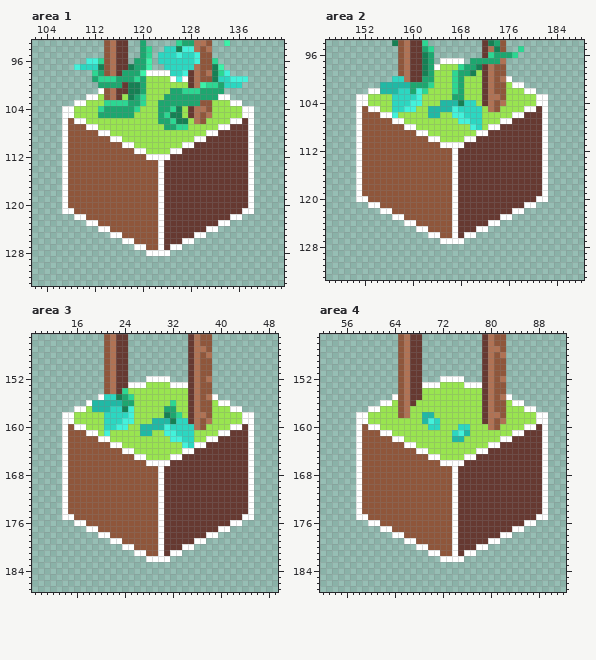
A pixel-art file gets an edit: growth_sprites/morningglories_growthsprites.aseprite. Above is the file before it was changed.
192x192 pixels, 1 frame. Shown: area 1: x 102..143, y 93..133; area 2: x 146..188, y 94..133; area 3: x 9..49, y 145..187; area 4: x 52..92, y 145..187. The commit also changed other parts of the picture, which this record leaves out.
After the commit:
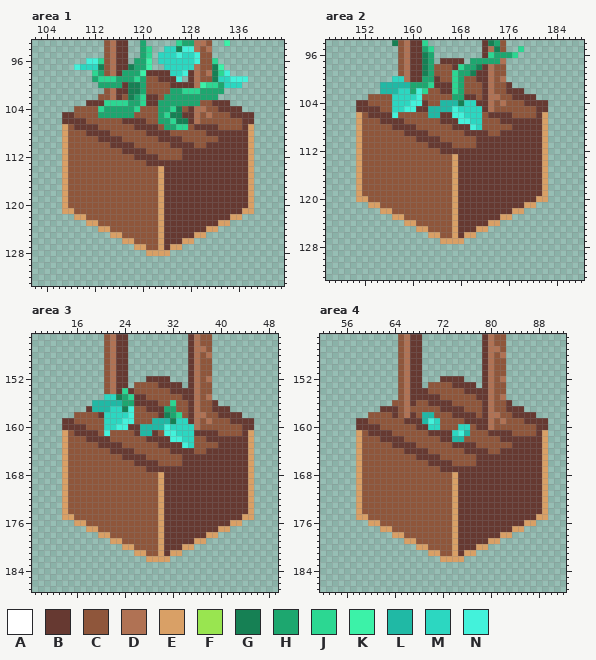
Palette (. is transparent): A #ffffff  B #663931  C #8f563b  D #b07254  E #d9a066  F #99e550  G #168054  H #1da76f  J #2cd792  K #3cf2a8  L #20b9a5  M #2cd7c1  N #43f2db
The edit:
Changed rows in their new state; - is an unchanged pixel.
Area 1, layer "Layer 1":
first column x 107:
 98 --------------BBBB--------------
 99 --------------CCBBB-.-----------
100 --------------CCCCBBB-----------
101 ------.-------CCCC--------------
102 ----..C---C---BBC---------..----
103 --..BBB-------BB---------BBB..--
104 ..CCCC-------CCC----C----CBBBB..
105 BBCCCC------CCCC----B----CCCBBBB
106 BBBBCCCCCCBBBBCC-----B--CCCCCC-B
107 E-BBBBCCCCCCBBBBC----CBBBBCCCC-E
108 E---BBBBCCCCCCBBBBCCCCCCBB-----E
109 E-----BBBBCCCCCCBBBBCCCCCC-----E
110 E-------BBBBCCCCCCBBBBCC-------E
111 E---------BBBBCCCCCC-----------E
112 E-----------BBBBCCCC-----------E
113 E-------------BBB--------------E
114 E---------------E--------------E
115 E---------------E--------------E
116 E---------------E--------------E
117 E---------------E--------------E
118 E---------------E--------------E
119 E---------------E--------------E
120 E---------------E--------------E
121 EE--------------E-------------EE
122 --EE------------E-----------EE--
123 ----EE----------E---------EE----
124 ------EE--------E-------EE------
125 --------EE------E-----EE--------
126 ----------EE----E---EE----------
127 ------------EE--E-EE------------
128 --------------EEEE--------------
Area 2, layer "Layer 1":
first column x 151:
 97 --------------BBBB--------------
 98 -------------CCCB---------------
 99 -------------CCC----B-----------
100 -------------BCC--CCB----.------
101 -------------BBB--CCC----B..----
102 --..--------CCBB--CCC----BBB..--
103 ..CCCC-----CCCCC--BBC----CBBBB..
104 BBCCCC-----BCC------B----CCCBBBB
105 BBBBCC----BB---------B--CCCCCC-B
106 E-BBBB-CCCCC--BB-----CBBBBCCCC-E
107 E---BBBBCCCCCCBBB----CCCBB-----E
108 E-----BBBBCCCCCCBBB--CCCCC-----E
109 E-------BBBBCCCCCCBBBBCC-------E
110 E---------BBBBCCCCCC-----------E
111 E-----------BBBBCCCC-----------E
112 E-------------BBB--------------E
113 E---------------E--------------E
114 E---------------E--------------E
115 E---------------E--------------E
116 E---------------E--------------E
117 E---------------E--------------E
118 E---------------E--------------E
119 E---------------E--------------E
120 EE--------------E-------------EE
121 --EE------------E-----------EE--
122 ----EE----------E---------EE----
123 ------EE--------E-------EE------
124 --------EE------E-----EE--------
125 ----------EE----E---EE----------
126 ------------EE--E-EE------------
127 --------------EEEE--------------
Area 3, layer "Layer 1":
first column x 14:
152 --------------BBBB--------------
153 -----------.CCCCBBBB.-----------
154 -----------BCCCCCCBBB-----------
155 ------.-----BBCCCCCCB----.------
156 ----.-------BBBBCC-CC----B..----
157 --..B-------CCBBB--CC----BBB..--
158 ..CCCCB-----CCCCB---C----CBBBB..
159 BBCCCCC-----CCC----------CCCBBBB
160 BBBBCCC----BB-----------CCCCCC-B
161 E-BBBBC-CCCCB--BC-----BBBBCCCC-E
162 E---BBBBCCCCCCBBBB----CCBB-----E
163 E-----BBBBCCCCCCBBBB--CCCC-----E
164 E-------BBBBCCCCCCBBBBCC-------E
165 E---------BBBBCCCCCC-----------E
166 E-----------BBBBCCCC-----------E
167 E-------------BBB--------------E
168 E---------------E--------------E
169 E---------------E--------------E
170 E---------------E--------------E
171 E---------------E--------------E
172 E---------------E--------------E
173 E---------------E--------------E
174 E---------------E--------------E
175 EE--------------E-------------EE
176 --EE------------E-----------EE--
177 ----EE----------E---------EE----
178 ------EE--------E-------EE------
179 --------EE------E-----EE--------
180 ----------EE----E---EE----------
181 ------------EE--E-EE------------
182 --------------EEEE--------------
Area 4, layer "Layer 1":
first column x 58:
152 --------------BBBB--------------
153 -----------.CCCCBBBB.-----------
154 -----------BCCCCCCBBB-----------
155 ------.----BBBCCCCCCB----.------
156 ----..C---CCBBBBCCCCC----B..----
157 --..BBB--CCCCCBBBBCCC----BBB..--
158 ..CCCCB--BC--CCCBBBBC----CBBBB..
159 BBCCCCCCBBB---CCCCBBB----CCCBBBB
160 BBBBCCCCCCBB--CCC--CBB--CCCCCC-B
161 E-BBBBCCCCCCBBBB---CCCBBBBCCCC-E
162 E---BBBBCCCCCCBB--CCCCCCBB-----E
163 E-----BBBBCCCCCCBBBBCCCCCC-----E
164 E-------BBBBCCCCCCBBBBCC-------E
165 E---------BBBBCCCCCC-----------E
166 E-----------BBBBCCCC-----------E
167 E-------------BBB--------------E
168 E---------------E--------------E
169 E---------------E--------------E
170 E---------------E--------------E
171 E---------------E--------------E
172 E---------------E--------------E
173 E---------------E--------------E
174 E---------------E--------------E
175 EE--------------E-------------EE
176 --EE------------E-----------EE--
177 ----EE----------E---------EE----
178 ------EE--------E-------EE------
179 --------EE------E-----EE--------
180 ----------EE----E---EE----------
181 ------------EE--E-EE------------
182 --------------EEEE--------------
Pixel boxes of the changes (left, top, right, bottom) in both pictures:
changed: (62, 70, 254, 256)
changed: (356, 58, 548, 244)
changed: (62, 376, 254, 562)
changed: (356, 376, 548, 562)
